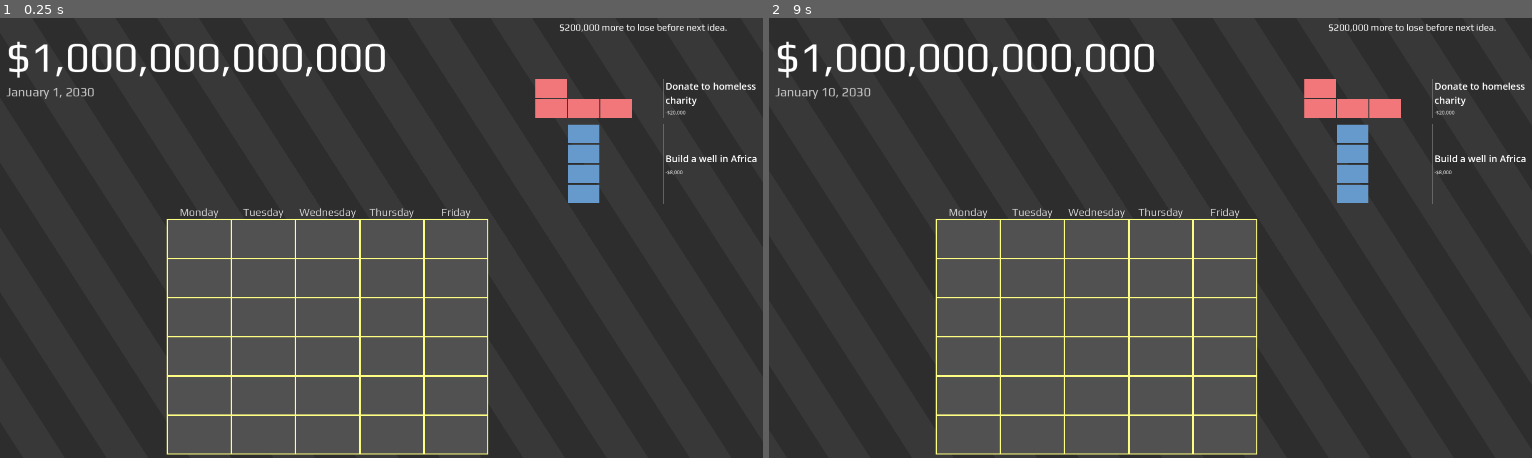
Above: before the commit, frames 1-2 (left to right).
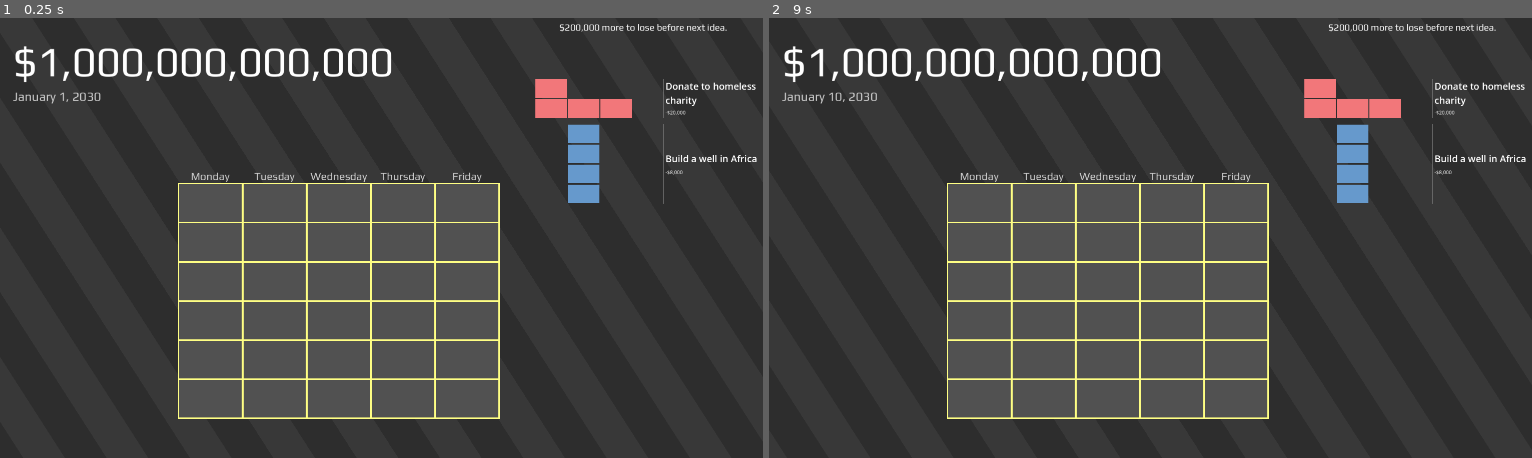
Above: after the commit, the same moments.

Repository: AlexanderHarrison/trillionaire
Game: Godot game, scene res://root.tscn
Same seed, same stepped clock (60 frames per second), same inputs: the game is played once before the commit and once after it.
Inputs (mouse positions are in pixels of both pictures, inside the frame that each line leads up to):
- Up to frame 1 (0.25 s): no input
- Up to frame 2 (9 s): tap Enter at 0.5, 2, 3.5 s; move the mouse to (967, 238) at 0.52 s; click (967, 238) at 0.67 s; tap Space at 1.25, 2.75, 4.25 s; move the mouse to (1036, 238) at 1.27 s; click (1036, 238) at 1.42 s; move the mouse to (1097, 238) at 2.02 s; click (1097, 238) at 2.17 s; move the mouse to (1158, 238) at 2.77 s; click (1158, 238) at 2.92 s; move the mouse to (1226, 238) at 3.52 s; click (1226, 238) at 3.67 s; move the mouse to (967, 277) at 4.27 s; click (967, 277) at 4.42 s; move the mouse to (1036, 277) at 5.02 s; click (1036, 277) at 5.17 s; move the mouse to (1097, 277) at 5.77 s; click (1097, 277) at 5.92 s; move the mouse to (1158, 277) at 6.52 s; click (1158, 277) at 6.67 s; move the mouse to (1226, 277) at 7.27 s; click (1226, 277) at 7.42 s; move the mouse to (967, 317) at 8.02 s; click (967, 317) at 8.17 s; move the mouse to (1036, 317) at 8.77 s; click (1036, 317) at 8.92 s

The runs differ from the first frame. In frame 1, 14% of the frame differs, in the area x 0-66%, y 5-100%; in frame 2, 14%.
Error in both runs: Attempt to call function 'call_on_date_update' in base 'null instance' on a null instance. (res://free_hour.gd:23)

Commit message:
animations

Diff:
--- /dev/null
+++ b/anim.gd
@@ -0,0 +1,50 @@
+extends Node2D
+
+var fg
+var bg
+var cur
+
+var showing
+var timer = 0
+var anim_time = 0.5
+var show_time = 1.0
+
+var offset = Vector2(20, 20)
+
+func _ready():
+	clear()
+
+func start_anim(idx):
+	print(idx)
+	clear()
+	cur = get_child(idx)
+	cur.visible = true
+	fg = cur.get_node("fg")
+	bg = cur.get_node("bg")
+	showing = true
+
+func _process(delta):
+	if showing:
+		timer += delta
+
+		var t = min(timer, anim_time) / anim_time
+		var t2 = min(timer, show_time*0.85) / (show_time*0.85)
+		t = 0.5 + cos(3.14159 * t)/2.0
+		var alpha = 1 - pow(2*t2-1, 6)
+		fg.position = offset * t
+		bg.position = -offset * t
+		fg.scale = Vector2(0.6, 0.6) - Vector2(0.05, 0.05) * (1-t)
+		bg.scale = Vector2(1.0, 1.0) + Vector2(0.05, 0.05) * (1-t)
+		fg.modulate.a = alpha
+		bg.modulate.a = alpha
+
+		if timer > show_time:
+			clear()
+
+func clear():
+	if cur != null:
+		cur.visible = false
+	timer = 0
+	showing = false
+	for child in get_children():
+		child.visible = false
--- /dev/null
+++ b/anim.tscn
@@ -0,0 +1,264 @@
+[gd_scene load_steps=41 format=3 uid="uid://us83sgl3nmvk"]
+
+[ext_resource type="Script" path="res://anim.gd" id="1_a202g"]
+[ext_resource type="Texture2D" uid="uid://pdu2uxc5xx77" path="res://textures/piece_images/1_fg.png" id="2_blsfp"]
+[ext_resource type="Texture2D" uid="uid://cu32mwqato3u7" path="res://textures/piece_images/1_bg.png" id="3_s12bn"]
+[ext_resource type="Texture2D" uid="uid://ce3q5rhovra33" path="res://textures/piece_images/2_fg.png" id="4_vcjqr"]
+[ext_resource type="Texture2D" uid="uid://c80gpgjpbygoi" path="res://textures/piece_images/2_bg.png" id="5_0okay"]
+[ext_resource type="Texture2D" uid="uid://chd36bkvxqort" path="res://textures/piece_images/3_fg.png" id="6_g722v"]
+[ext_resource type="Texture2D" uid="uid://gpk8r5hiy8ot" path="res://textures/piece_images/3_bg.png" id="7_mxt71"]
+[ext_resource type="Texture2D" uid="uid://c1d853qrpvvis" path="res://textures/piece_images/4_fg.png" id="8_br7b5"]
+[ext_resource type="Texture2D" uid="uid://cffsejm5c871d" path="res://textures/piece_images/4_bg.png" id="9_ke40l"]
+[ext_resource type="Texture2D" uid="uid://dprd5dw5of5on" path="res://textures/piece_images/5_fg.png" id="10_ejwki"]
+[ext_resource type="Texture2D" uid="uid://dnbw1ukx1gxie" path="res://textures/piece_images/6_fg.png" id="11_13bn5"]
+[ext_resource type="Texture2D" uid="uid://b5jrwtsh07mac" path="res://textures/piece_images/6_bg.png" id="12_0rjq1"]
+[ext_resource type="Texture2D" uid="uid://c5dp4pba1ytg3" path="res://textures/piece_images/7_fg.png" id="13_wcdn4"]
+[ext_resource type="Texture2D" uid="uid://bw67bs2wv0e8" path="res://textures/piece_images/7_bg.png" id="14_wcgn7"]
+[ext_resource type="Texture2D" uid="uid://85l6cwkbs7kp" path="res://textures/piece_images/8_fg.png" id="15_pry5o"]
+[ext_resource type="Texture2D" uid="uid://pn05ueglyw81" path="res://textures/piece_images/8_bg.png" id="16_mdkmr"]
+[ext_resource type="Texture2D" uid="uid://bxmqvwey8d4hk" path="res://textures/piece_images/9_fg.png" id="17_1ucqt"]
+[ext_resource type="Texture2D" uid="uid://b3y3apkedyvd4" path="res://textures/piece_images/9_bg.png" id="18_mu5i5"]
+[ext_resource type="Texture2D" uid="uid://y7fpjc14rym1" path="res://textures/piece_images/10_fg.png" id="19_ym58e"]
+[ext_resource type="Texture2D" uid="uid://bkra0cndw62qf" path="res://textures/piece_images/10_bg.png" id="20_3dy2k"]
+[ext_resource type="Texture2D" uid="uid://den1xp54pvyiy" path="res://textures/piece_images/11_fg.png" id="21_5fl7j"]
+[ext_resource type="Texture2D" uid="uid://di2kekyyy6fy1" path="res://textures/piece_images/11_bg.png" id="22_y0ely"]
+[ext_resource type="Texture2D" uid="uid://dx1rys5aie2o8" path="res://textures/piece_images/12_fg.png" id="23_4d4kp"]
+[ext_resource type="Texture2D" uid="uid://cnoihfctrbnxf" path="res://textures/piece_images/12_bg.png" id="24_0vdls"]
+[ext_resource type="Texture2D" uid="uid://btjmtqb82ib8m" path="res://textures/piece_images/13_fg.png" id="25_gnblb"]
+[ext_resource type="Texture2D" uid="uid://dsasdpuahdjw8" path="res://textures/piece_images/13_bg.png" id="26_48mh8"]
+[ext_resource type="Texture2D" uid="uid://ck1y12pxiiot6" path="res://textures/piece_images/14_fg.png" id="27_acira"]
+[ext_resource type="Texture2D" uid="uid://jmbyeepgrqw2" path="res://textures/piece_images/14_bg.png" id="28_ouo7e"]
+[ext_resource type="Texture2D" uid="uid://d2k7tu2kllyls" path="res://textures/piece_images/15_fg.png" id="29_vfic8"]
+[ext_resource type="Texture2D" uid="uid://b8bdpr1w26gns" path="res://textures/piece_images/15_bg.png" id="30_mer3n"]
+[ext_resource type="Texture2D" uid="uid://bw7n7a8ixhoq1" path="res://textures/piece_images/16_fg.png" id="31_rlhed"]
+[ext_resource type="Texture2D" uid="uid://cyymrltnsc18o" path="res://textures/piece_images/16_bg.png" id="32_pxbam"]
+[ext_resource type="Texture2D" uid="uid://g5yk3nj4dduf" path="res://textures/piece_images/17_fg.png" id="33_nf8bj"]
+[ext_resource type="Texture2D" uid="uid://dam5fx1w5gnan" path="res://textures/piece_images/17_bg.png" id="34_lqhov"]
+[ext_resource type="Texture2D" uid="uid://dgdhl8np6t83a" path="res://textures/piece_images/18_fg.png" id="35_403do"]
+[ext_resource type="Texture2D" uid="uid://tjdw1lddohy1" path="res://textures/piece_images/18_bg.png" id="36_nhte2"]
+[ext_resource type="Texture2D" uid="uid://b4a3iaa8ksvue" path="res://textures/piece_images/19_fg.png" id="37_fnhm5"]
+[ext_resource type="Texture2D" uid="uid://tfs2vk4e8w36" path="res://textures/piece_images/19_bg.png" id="38_5dc1l"]
+[ext_resource type="Texture2D" uid="uid://dsjfget54jmx1" path="res://textures/piece_images/20_fg.png" id="39_dry7k"]
+[ext_resource type="Texture2D" uid="uid://cclsj2asiraml" path="res://textures/piece_images/20_bg.png" id="40_jiq8l"]
+
+[node name="anim" type="Node2D"]
+script = ExtResource("1_a202g")
+
+[node name="1" type="Node2D" parent="."]
+
+[node name="fg" type="Sprite2D" parent="1"]
+z_index = 1
+scale = Vector2(0.789963, 0.698171)
+texture = ExtResource("2_blsfp")
+
+[node name="bg" type="Sprite2D" parent="1"]
+texture = ExtResource("3_s12bn")
+
+[node name="2" type="Node2D" parent="."]
+visible = false
+
+[node name="fg" type="Sprite2D" parent="2"]
+z_index = 1
+scale = Vector2(0.789963, 0.698171)
+texture = ExtResource("4_vcjqr")
+
+[node name="bg" type="Sprite2D" parent="2"]
+texture = ExtResource("5_0okay")
+
+[node name="3" type="Node2D" parent="."]
+visible = false
+
+[node name="fg" type="Sprite2D" parent="3"]
+z_index = 1
+scale = Vector2(0.789963, 0.698171)
+texture = ExtResource("6_g722v")
+
+[node name="bg" type="Sprite2D" parent="3"]
+texture = ExtResource("7_mxt71")
+
+[node name="4" type="Node2D" parent="."]
+visible = false
+
+[node name="fg" type="Sprite2D" parent="4"]
+z_index = 1
+scale = Vector2(0.789963, 0.698171)
+texture = ExtResource("8_br7b5")
+
+[node name="bg" type="Sprite2D" parent="4"]
+texture = ExtResource("9_ke40l")
+
+[node name="5" type="Node2D" parent="."]
+visible = false
+
+[node name="fg" type="Sprite2D" parent="5"]
+z_index = 1
+scale = Vector2(0.789963, 0.698171)
+texture = ExtResource("10_ejwki")
+
+[node name="bg" type="Sprite2D" parent="5"]
+texture = ExtResource("10_ejwki")
+
+[node name="6" type="Node2D" parent="."]
+visible = false
+
+[node name="fg" type="Sprite2D" parent="6"]
+z_index = 1
+scale = Vector2(0.789963, 0.698171)
+texture = ExtResource("11_13bn5")
+
+[node name="bg" type="Sprite2D" parent="6"]
+texture = ExtResource("12_0rjq1")
+
+[node name="7" type="Node2D" parent="."]
+visible = false
+
+[node name="fg" type="Sprite2D" parent="7"]
+z_index = 1
+scale = Vector2(0.789963, 0.698171)
+texture = ExtResource("13_wcdn4")
+
+[node name="bg" type="Sprite2D" parent="7"]
+texture = ExtResource("14_wcgn7")
+
+[node name="8" type="Node2D" parent="."]
+visible = false
+
+[node name="fg" type="Sprite2D" parent="8"]
+z_index = 1
+scale = Vector2(0.789963, 0.698171)
+texture = ExtResource("15_pry5o")
+
+[node name="bg" type="Sprite2D" parent="8"]
+texture = ExtResource("16_mdkmr")
+
+[node name="9" type="Node2D" parent="."]
+visible = false
+
+[node name="fg" type="Sprite2D" parent="9"]
+z_index = 1
+scale = Vector2(0.789963, 0.698171)
+texture = ExtResource("17_1ucqt")
+
+[node name="bg" type="Sprite2D" parent="9"]
+texture = ExtResource("18_mu5i5")
+
+[node name="10" type="Node2D" parent="."]
+visible = false
+
+[node name="fg" type="Sprite2D" parent="10"]
+z_index = 1
+scale = Vector2(0.789963, 0.698171)
+texture = ExtResource("19_ym58e")
+
+[node name="bg" type="Sprite2D" parent="10"]
+texture = ExtResource("20_3dy2k")
+
+[node name="11" type="Node2D" parent="."]
+visible = false
+
+[node name="fg" type="Sprite2D" parent="11"]
+z_index = 1
+scale = Vector2(0.789963, 0.698171)
+texture = ExtResource("21_5fl7j")
+
+[node name="bg" type="Sprite2D" parent="11"]
+texture = ExtResource("22_y0ely")
+
+[node name="12" type="Node2D" parent="."]
+visible = false
+
+[node name="fg" type="Sprite2D" parent="12"]
+z_index = 1
+scale = Vector2(0.789963, 0.698171)
+texture = ExtResource("23_4d4kp")
+
+[node name="bg" type="Sprite2D" parent="12"]
+texture = ExtResource("24_0vdls")
+
+[node name="13" type="Node2D" parent="."]
+visible = false
+
+[node name="fg" type="Sprite2D" parent="13"]
+z_index = 1
+scale = Vector2(0.789963, 0.698171)
+texture = ExtResource("25_gnblb")
+
+[node name="bg" type="Sprite2D" parent="13"]
+texture = ExtResource("26_48mh8")
+
+[node name="14" type="Node2D" parent="."]
+visible = false
+
+[node name="fg" type="Sprite2D" parent="14"]
+z_index = 1
+scale = Vector2(0.789963, 0.698171)
+texture = ExtResource("27_acira")
+
+[node name="bg" type="Sprite2D" parent="14"]
+texture = ExtResource("28_ouo7e")
+
+[node name="15" type="Node2D" parent="."]
+visible = false
+
+[node name="fg" type="Sprite2D" parent="15"]
+z_index = 1
+scale = Vector2(0.789963, 0.698171)
+texture = ExtResource("29_vfic8")
+
+[node name="bg" type="Sprite2D" parent="15"]
+texture = ExtResource("30_mer3n")
+
+[node name="16" type="Node2D" parent="."]
+visible = false
+
+[node name="fg" type="Sprite2D" parent="16"]
+z_index = 1
+scale = Vector2(0.789963, 0.698171)
+texture = ExtResource("31_rlhed")
+
+[node name="bg" type="Sprite2D" parent="16"]
+texture = ExtResource("32_pxbam")
+
+[node name="17" type="Node2D" parent="."]
+visible = false
+
+[node name="fg" type="Sprite2D" parent="17"]
+z_index = 1
+scale = Vector2(0.789963, 0.698171)
+texture = ExtResource("33_nf8bj")
+
+[node name="bg" type="Sprite2D" parent="17"]
+texture = ExtResource("34_lqhov")
+
+[node name="18" type="Node2D" parent="."]
+visible = false
+
+[node name="fg" type="Sprite2D" parent="18"]
+z_index = 1
+scale = Vector2(0.789963, 0.698171)
+texture = ExtResource("35_403do")
+
+[node name="bg" type="Sprite2D" parent="18"]
+texture = ExtResource("36_nhte2")
+
+[node name="19" type="Node2D" parent="."]
+visible = false
+
+[node name="fg" type="Sprite2D" parent="19"]
+z_index = 1
+scale = Vector2(0.789963, 0.698171)
+texture = ExtResource("37_fnhm5")
+
+[node name="bg" type="Sprite2D" parent="19"]
+texture = ExtResource("38_5dc1l")
+
+[node name="20" type="Node2D" parent="."]
+visible = false
+
+[node name="fg" type="Sprite2D" parent="20"]
+z_index = 1
+scale = Vector2(0.789963, 0.698171)
+texture = ExtResource("39_dry7k")
+
+[node name="bg" type="Sprite2D" parent="20"]
+texture = ExtResource("40_jiq8l")
--- a/cursor_piece.gd
+++ b/cursor_piece.gd
@@ -13,9 +13,10 @@
 	return visible
 
 func start_cursor(temp_p):
+	print(temp_p.idx)
 	piece = piece_node.instantiate()
 	piece.update_arr(temp_p.arr, temp_p.width, temp_p.color - Color(0.0, 0.0, 0.0, 0.5),
-		temp_p.money_loss, temp_p.required_loss)
+		temp_p.money_loss, temp_p.required_loss, temp_p.idx)
 	add_child(piece)
 	visible = true
 
--- a/money.gd
+++ b/money.gd
@@ -9,7 +9,6 @@
 	if quit_next:
 		get_tree().change_scene_to_file("res://end/end.tscn")
 
-	var prev = money
 	money -= loss
 	if money < 0:
 		money = 0
--- a/piece.gd
+++ b/piece.gd
@@ -8,7 +8,7 @@
 @export var research_gain: int;
 @export var is_buy_asset: bool;
 @export var asset_node_name: String;
-
+@export var idx: int
 var internal_arr = [];
 
 var hour = preload("res://hour.tscn")
@@ -17,15 +17,15 @@
 # Called when the node enters the scene tree for the first time.
 func _ready():
 	if width > 0:
-		update_arr(arr, width, color, money_loss, required_loss)
+		update_arr(arr, width, color, money_loss, required_loss, idx)
 
-func update_arr(new_arr, new_width, new_color, new_money_loss, new_required_loss):
-
+func update_arr(new_arr, new_width, new_color, new_money_loss, new_required_loss, new_idx):
 	arr = new_arr
 	width = new_width
 	color = new_color
 	money_loss = new_money_loss
 	required_loss = new_required_loss
+	idx = new_idx
 	internal_arr = []
 	for n in get_children():
 		remove_child(n)
--- a/piece_button.gd
+++ b/piece_button.gd
@@ -6,9 +6,7 @@
 @export var color: Color;
 @export var money_loss: int;
 @export var required_loss: int;
-@export var research_gain: int;
-@export var is_buy_asset: bool;
-@export var asset_node_name: String;
+@export var idx: int
 
 var mouseover = false;
 var cursorpiece
@@ -21,12 +19,10 @@
 		color,
 		money_loss,
 		required_loss,
+		idx
 	)
 	$BoxContainer/CenterContainer/VBoxContainer/name.set_text(piece_name);
-	if money_loss > 0:
-		$BoxContainer/CenterContainer/VBoxContainer/effect.set_text(format_money(-money_loss));
-	else:
-		$BoxContainer/CenterContainer/VBoxContainer/effect.set_text("+%d research" % research_gain);
+	$BoxContainer/CenterContainer/VBoxContainer/effect.set_text(format_money(-money_loss));
 	cursorpiece = get_tree().root.get_child(0).get_node("cursor_piece")
 
 func _on_mouse_entered():
--- a/piece_list.gd
+++ b/piece_list.gd
@@ -26,4 +26,6 @@
 				child.visible = true
 	if new:
 		$new_piece.play()
+	else:
+		$good_day.play()
 	return min_loss
--- a/piece_list.tscn
+++ b/piece_list.tscn
@@ -1,9 +1,10 @@
-[gd_scene load_steps=6 format=3 uid="uid://dv7xqiy3lh8db"]
+[gd_scene load_steps=7 format=3 uid="uid://dv7xqiy3lh8db"]
 
 [ext_resource type="Script" path="res://piece_list.gd" id="1_24k6r"]
 [ext_resource type="PackedScene" uid="uid://dbe0nr46vkpjb" path="res://piece_button.tscn" id="1_k4c1u"]
 [ext_resource type="FontFile" uid="uid://43m0hlnlg62x" path="res://Play-Regular.ttf" id="2_lavli"]
 [ext_resource type="Script" path="res://research_label.gd" id="2_oa6ta"]
+[ext_resource type="AudioStream" uid="uid://d28svb5e7f8p0" path="res://aaaaa_2.wav" id="5_iprqw"]
 [ext_resource type="AudioStream" uid="uid://cakll1xrb4js4" path="res://new_piece.wav" id="5_xcvsg"]
 
 [node name="Control" type="VBoxContainer"]
@@ -43,6 +44,7 @@
 color = Color(0.4, 0.6, 0.8, 1)
 money_loss = 44000000000
 required_loss = 120000000000
+idx = 19
 
 [node name="piece19" parent="piece_list/VBoxContainer" instance=ExtResource("1_k4c1u")]
 layout_mode = 2
@@ -52,6 +54,7 @@
 color = Color(0.94902, 0.466667, 0.478431, 1)
 money_loss = 10000000000
 required_loss = 30000000000
+idx = 18
 
 [node name="piece18" parent="piece_list/VBoxContainer" instance=ExtResource("1_k4c1u")]
 layout_mode = 2
@@ -62,6 +65,7 @@
 color = Color(0.976471, 0.568627, 0.341176, 1)
 money_loss = 5000000000
 required_loss = 15000000000
+idx = 17
 
 [node name="piece17" parent="piece_list/VBoxContainer" instance=ExtResource("1_k4c1u")]
 layout_mode = 2
@@ -73,6 +77,7 @@
 color = Color(1, 0.8, 0.4, 1)
 money_loss = 1000000000
 required_loss = 3000000000
+idx = 16
 
 [node name="piece16" parent="piece_list/VBoxContainer" instance=ExtResource("1_k4c1u")]
 layout_mode = 2
@@ -84,6 +89,7 @@
 color = Color(0.8, 0.6, 0.8, 1)
 money_loss = 500000000
 required_loss = 1500000000
+idx = 15
 
 [node name="piece15" parent="piece_list/VBoxContainer" instance=ExtResource("1_k4c1u")]
 layout_mode = 2
@@ -94,6 +100,7 @@
 color = Color(0.6, 0.8, 0.6, 1)
 money_loss = 250000000
 required_loss = 750000000
+idx = 14
 
 [node name="piece14" parent="piece_list/VBoxContainer" instance=ExtResource("1_k4c1u")]
 layout_mode = 2
@@ -103,6 +110,7 @@
 color = Color(0.6, 0.8, 0.6, 1)
 money_loss = 200000000
 required_loss = 600000000
+idx = 13
 
 [node name="piece13" parent="piece_list/VBoxContainer" instance=ExtResource("1_k4c1u")]
 layout_mode = 2
@@ -113,6 +121,7 @@
 color = Color(0.8, 0.6, 0.8, 1)
 money_loss = 125000000
 required_loss = 375000000
+idx = 12
 
 [node name="piece12" parent="piece_list/VBoxContainer" instance=ExtResource("1_k4c1u")]
 layout_mode = 2
@@ -122,6 +131,7 @@
 color = Color(0.4, 0.6, 0.8, 1)
 money_loss = 80000000
 required_loss = 240000000
+idx = 11
 
 [node name="piece11" parent="piece_list/VBoxContainer" instance=ExtResource("1_k4c1u")]
 layout_mode = 2
@@ -131,6 +141,7 @@
 color = Color(0.94902, 0.466667, 0.478431, 1)
 money_loss = 50000000
 required_loss = 150000000
+idx = 10
 
 [node name="piece10" parent="piece_list/VBoxContainer" instance=ExtResource("1_k4c1u")]
 layout_mode = 2
@@ -141,6 +152,7 @@
 color = Color(0.976471, 0.568627, 0.341176, 1)
 money_loss = 30000000
 required_loss = 90000000
+idx = 9
 
 [node name="piece9" parent="piece_list/VBoxContainer" instance=ExtResource("1_k4c1u")]
 layout_mode = 2
@@ -152,6 +164,7 @@
 color = Color(1, 0.8, 0.4, 1)
 money_loss = 15000000
 required_loss = 45000000
+idx = 8
 
 [node name="piece8" parent="piece_list/VBoxContainer" instance=ExtResource("1_k4c1u")]
 layout_mode = 2
@@ -162,6 +175,7 @@
 color = Color(0.8, 0.6, 0.8, 1)
 money_loss = 8000000
 required_loss = 24000000
+idx = 7
 
 [node name="piece7" parent="piece_list/VBoxContainer" instance=ExtResource("1_k4c1u")]
 layout_mode = 2
@@ -173,6 +187,7 @@
 color = Color(0.4, 0.8, 0.8, 1)
 money_loss = 3000000
 required_loss = 9000000
+idx = 6
 
 [node name="piece6" parent="piece_list/VBoxContainer" instance=ExtResource("1_k4c1u")]
 layout_mode = 2
@@ -183,6 +198,7 @@
 color = Color(0.6, 0.8, 0.6, 1)
 money_loss = 700000
 required_loss = 2100000
+idx = 5
 
 [node name="piece5" parent="piece_list/VBoxContainer" instance=ExtResource("1_k4c1u")]
 layout_mode = 2
@@ -193,6 +209,7 @@
 color = Color(0.8, 0.6, 0.8, 1)
 money_loss = 400000
 required_loss = 1200000
+idx = 4
 
 [node name="piece4" parent="piece_list/VBoxContainer" instance=ExtResource("1_k4c1u")]
 layout_mode = 2
@@ -203,6 +220,7 @@
 color = Color(1, 0.8, 0.4, 1)
 money_loss = 250000
 required_loss = 750000
+idx = 3
 
 [node name="piece3" parent="piece_list/VBoxContainer" instance=ExtResource("1_k4c1u")]
 layout_mode = 2
@@ -213,6 +231,7 @@
 color = Color(0.976471, 0.568627, 0.341176, 1)
 money_loss = 100000
 required_loss = 200000
+idx = 2
 
 [node name="piece2" parent="piece_list/VBoxContainer" instance=ExtResource("1_k4c1u")]
 layout_mode = 2
@@ -222,6 +241,7 @@
 width = 3
 color = Color(0.94902, 0.466667, 0.478431, 1)
 money_loss = 20000
+idx = 1
 
 [node name="piece1" parent="piece_list/VBoxContainer" instance=ExtResource("1_k4c1u")]
 layout_mode = 2
@@ -240,7 +260,10 @@
 width = 2
 color = Color(0.8, 0.8, 0.8, 1)
 money_loss = -1200
-research_gain = 1
+
+[node name="good_day" type="AudioStreamPlayer" parent="piece_list"]
+stream = ExtResource("5_iprqw")
+volume_db = -15.0
 
 [node name="new_piece" type="AudioStreamPlayer" parent="piece_list"]
 stream = ExtResource("5_xcvsg")
--- a/root.tscn
+++ b/root.tscn
@@ -7,6 +7,7 @@
 [ext_resource type="PackedScene" uid="uid://cqi8h3idr3n0o" path="res://cursor_piece.tscn" id="5_fn06i"]
 [ext_resource type="FontFile" uid="uid://43m0hlnlg62x" path="res://Play-Regular.ttf" id="5_tbhhc"]
 [ext_resource type="PackedScene" uid="uid://81ok0f8ws6ti" path="res://background.tscn" id="7_1ury8"]
+[ext_resource type="PackedScene" uid="uid://us83sgl3nmvk" path="res://anim.tscn" id="8_r4p3o"]
 
 [sub_resource type="Theme" id="Theme_edryn"]
 
@@ -19,10 +20,10 @@
 offset_bottom = 1080.0
 
 [node name="schedule" parent="." instance=ExtResource("1_4imot")]
-offset_left = 444.0
-offset_top = 474.0
-offset_right = 988.0
-offset_bottom = 861.0
+offset_left = 471.0
+offset_top = 388.0
+offset_right = 1237.0
+offset_bottom = 986.0
 
 [node name="piece_list" parent="." instance=ExtResource("2_e1pnw")]
 offset_left = 1254.0
@@ -35,10 +36,10 @@
 visible = false
 
 [node name="money" parent="." instance=ExtResource("4_jjj0s")]
-offset_left = 56.0
-offset_top = 59.0
-offset_right = 1302.0
-offset_bottom = 258.0
+offset_left = 72.0
+offset_top = 70.0
+offset_right = 1318.0
+offset_bottom = 269.0
 mouse_filter = 2
 theme = SubResource("Theme_edryn")
 theme_override_colors/default_color = Color(1, 1, 1, 1)
@@ -48,10 +49,10 @@
 money = 1000000000000
 
 [node name="date" parent="." instance=ExtResource("4_jjj0s")]
-offset_left = 56.0
-offset_top = 183.0
-offset_right = 862.0
-offset_bottom = 283.0
+offset_left = 72.0
+offset_top = 194.0
+offset_right = 878.0
+offset_bottom = 294.0
 mouse_filter = 2
 theme = SubResource("Theme_edryn")
 theme_override_colors/default_color = Color(0.8, 0.8, 0.8, 1)
@@ -63,4 +64,7 @@
 
 [node name="background" parent="." instance=ExtResource("7_1ury8")]
 
+[node name="anim" parent="." instance=ExtResource("8_r4p3o")]
+position = Vector2(235, 694)
+
 [connection signal="gui_input" from="mouse_catcher" to="cursor_piece" method="_on_mouse_catcher_gui_input"]
--- a/schedule.gd
+++ b/schedule.gd
@@ -47,11 +47,13 @@
 var date
 var money
 var research
+var anim
 
 func _ready():
 	var root = get_tree().root.get_child(0)
 	date = root.get_node("date")
 	money = root.get_node("money")
+	anim = root.get_node("anim")
 	date.call_on_date_update(self)
 	cursorpiece = root.get_node("cursor_piece")
 	research = root.get_node("piece_list/VBoxContainer/research_label")
@@ -68,6 +70,7 @@
 		var loss = data[y][x][0]
 		money.remove_money(loss)
 		research.check_loss(money.money)
+		anim.start_anim(data[y][x][1])
 
 
 func add_child_hour(hour):
@@ -124,13 +127,14 @@
 	var p_width = arrangement[0].size()
 
 	arrangements.append(arrangement)
+	print(piece.idx)
 	for y in p_height:
 		for x in p_width:
 			if arrangement[y][x]:
 				$click_player.play()
 				calendar[here_y+y][here_x+x] = true
 				pieces[here_y+y][here_x+x] = piece_idx
-				data[here_y+y][here_x+x] = [piece.money_loss, piece.research_gain]
+				data[here_y+y][here_x+x] = [piece.money_loss, piece.idx]
 				var node = hour_nodes[here_y+y][here_x+x]
 
 				var g_d = y < p_height-1 and arrangement[y+1][x]
Not shown: 1 places in root.tscn that only renumber resources
Not shown, added: aaaaa_2.wav
